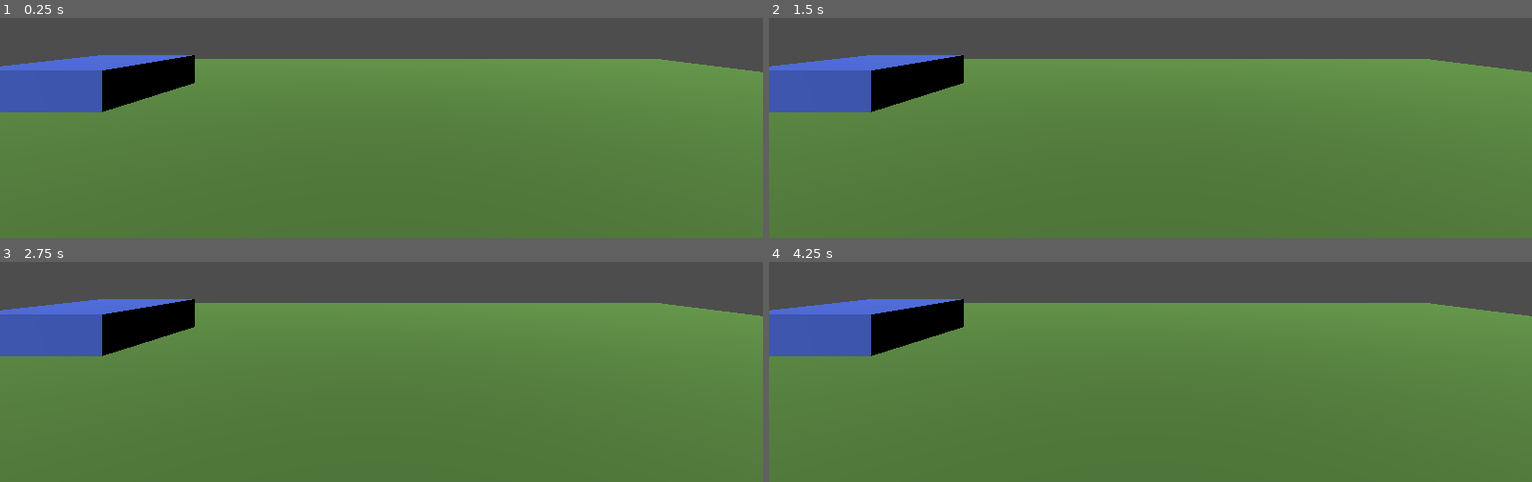
Above: before the commit, frames 1-4 (two rows, left to right).
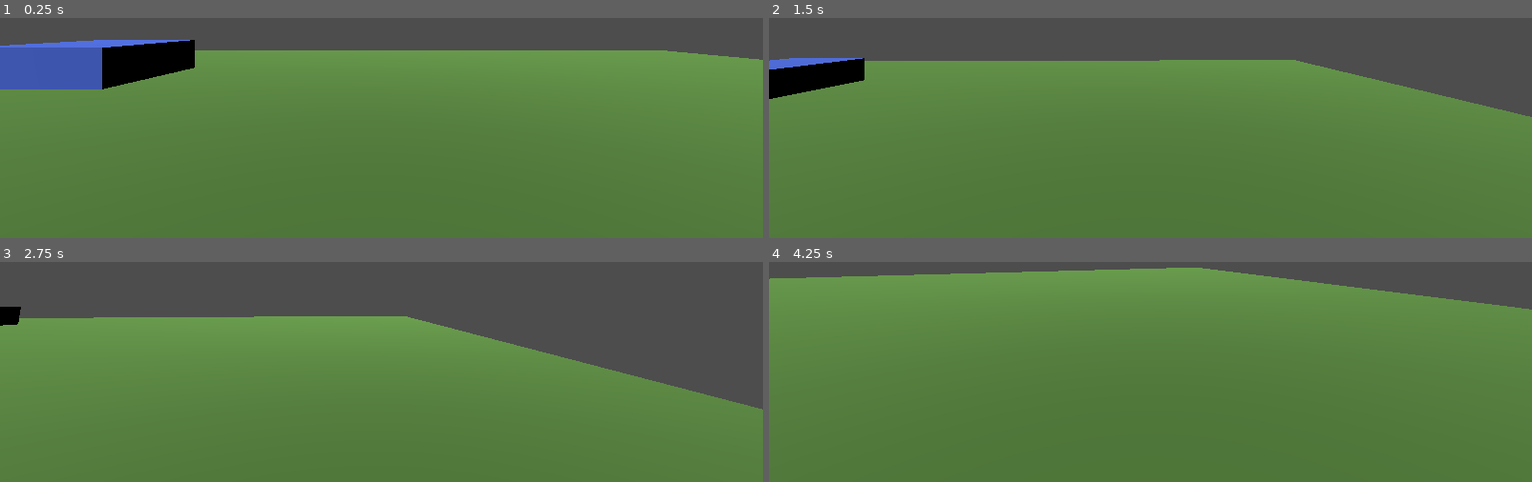
Above: after the commit, the same moments.

Repository: iScsc/ProceduralGen
Game: Godot game, scene res://scenes/main.tscn
Two runs of this game, one before a commit and one after it. Both use one fixed random seed, a clock stepped at 60 frames per second and the inputs below.
Inputs (mouse positions are in pixels of both pictures, inside the frame that each line leads up to):
- Up to frame 1 (0.25 s): no input
- Up to frame 2 (1.5 s): move the mouse to (outside the picture) at 0.52 s; hold D (right) 0.53-1.28 s; hold Ctrl (crouch, bound only after the commit) 0.53-1.28 s; tap Space (jump) at 0.77 s; move the mouse to (997, 46) at 1.27 s; hold S (backward) from 1.28 s (still down); tap Ctrl (crouch, bound only after the commit) at 1.35 s
- Up to frame 3 (2.75 s): tap Space (jump) at 1.52 s; move the mouse to (outside the picture) at 2.02 s; release S (backward) at 2.03 s; hold D (right) from 2.03 s (still down); hold Ctrl (crouch, bound only after the commit) from 2.03 s (still down)
- Up to frame 4 (4.25 s): move the mouse to (1112, 354) at 2.77 s; release D (right) at 2.78 s; release Ctrl (crouch, bound only after the commit) at 2.78 s; hold W (forward) 2.78-3.53 s; tap Ctrl (crouch, bound only after the commit) at 2.85 s; tap Space (jump) at 3.02, 3.77 s; move the mouse to (1379, 332) at 3.52 s; hold A (left) from 3.53 s (still down); hold Ctrl (crouch, bound only after the commit) from 3.53 s (still down)

The runs differ from the first frame. In frame 1, 8.4% of the frame differs, in the area x 0-100%, y 9-43%; in frame 2, 9.6%; in frame 3, 20%, in the area x 0-100%, y 16-68%; in frame 4, 16%.

Commit message:
Add forgotten file modif

Diff:
--- a/Godot/project.godot
+++ b/Godot/project.godot
@@ -42,6 +42,11 @@
 "events": [Object(InputEventKey,"resource_local_to_scene":false,"resource_name":"","device":-1,"window_id":0,"alt_pressed":false,"shift_pressed":false,"ctrl_pressed":false,"meta_pressed":false,"pressed":false,"keycode":0,"physical_keycode":32,"key_label":0,"unicode":32,"echo":false,"script":null)
 ]
 }
+crouch={
+"deadzone": 0.5,
+"events": [Object(InputEventKey,"resource_local_to_scene":false,"resource_name":"","device":-1,"window_id":0,"alt_pressed":false,"shift_pressed":false,"ctrl_pressed":false,"meta_pressed":false,"pressed":false,"keycode":0,"physical_keycode":4194326,"key_label":0,"unicode":0,"echo":false,"script":null)
+]
+}
 turn_left={
 "deadzone": 0.5,
 "events": [Object(InputEventKey,"resource_local_to_scene":false,"resource_name":"","device":-1,"window_id":0,"alt_pressed":false,"shift_pressed":false,"ctrl_pressed":false,"meta_pressed":false,"pressed":false,"keycode":0,"physical_keycode":81,"key_label":0,"unicode":97,"echo":false,"script":null)
--- a/Godot/scenes/player.tscn
+++ b/Godot/scenes/player.tscn
@@ -1,7 +1,7 @@
 [gd_scene load_steps=4 format=3 uid="uid://dfax68qtmker8"]
 
 [ext_resource type="ArrayMesh" uid="uid://d36ann2a3llw3" path="res://assets/player.obj" id="1_5xv06"]
-[ext_resource type="Script" path="res://scenes/player.gd" id="1_85iph"]
+[ext_resource type="Script" path="res://scripts/player.gd" id="1_85iph"]
 
 [sub_resource type="CapsuleShape3D" id="CapsuleShape3D_4v433"]
 radius = 0.25
Not shown: 1 places in Godot/scenes/main.tscn that only renumber resources
